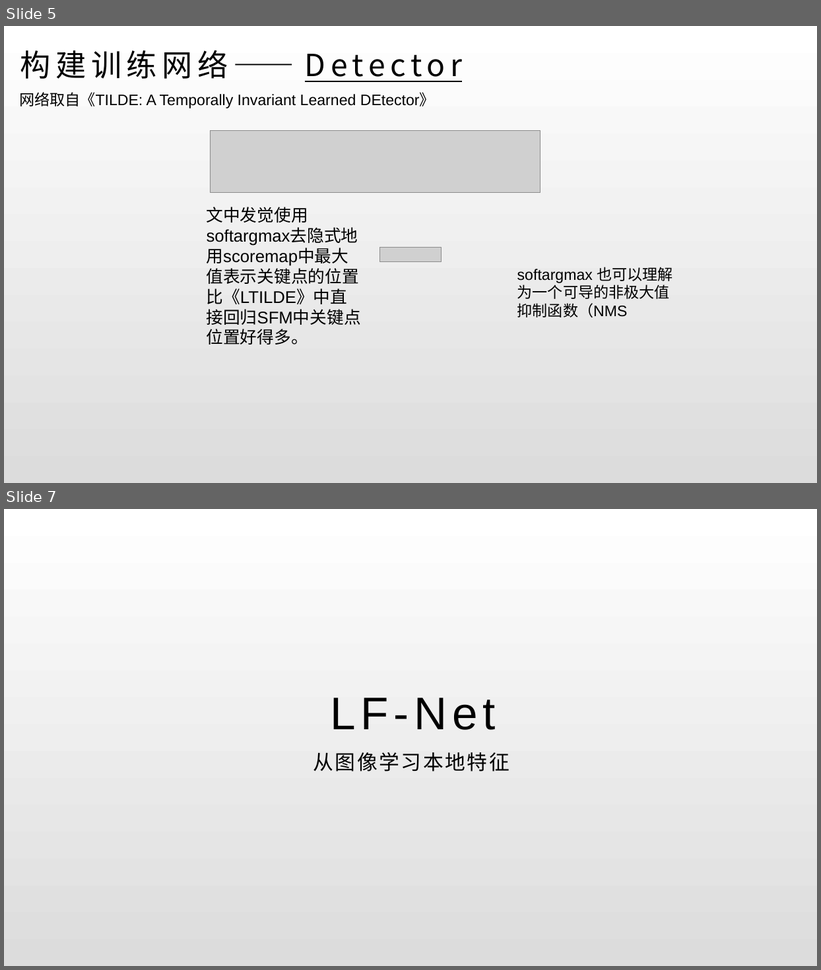
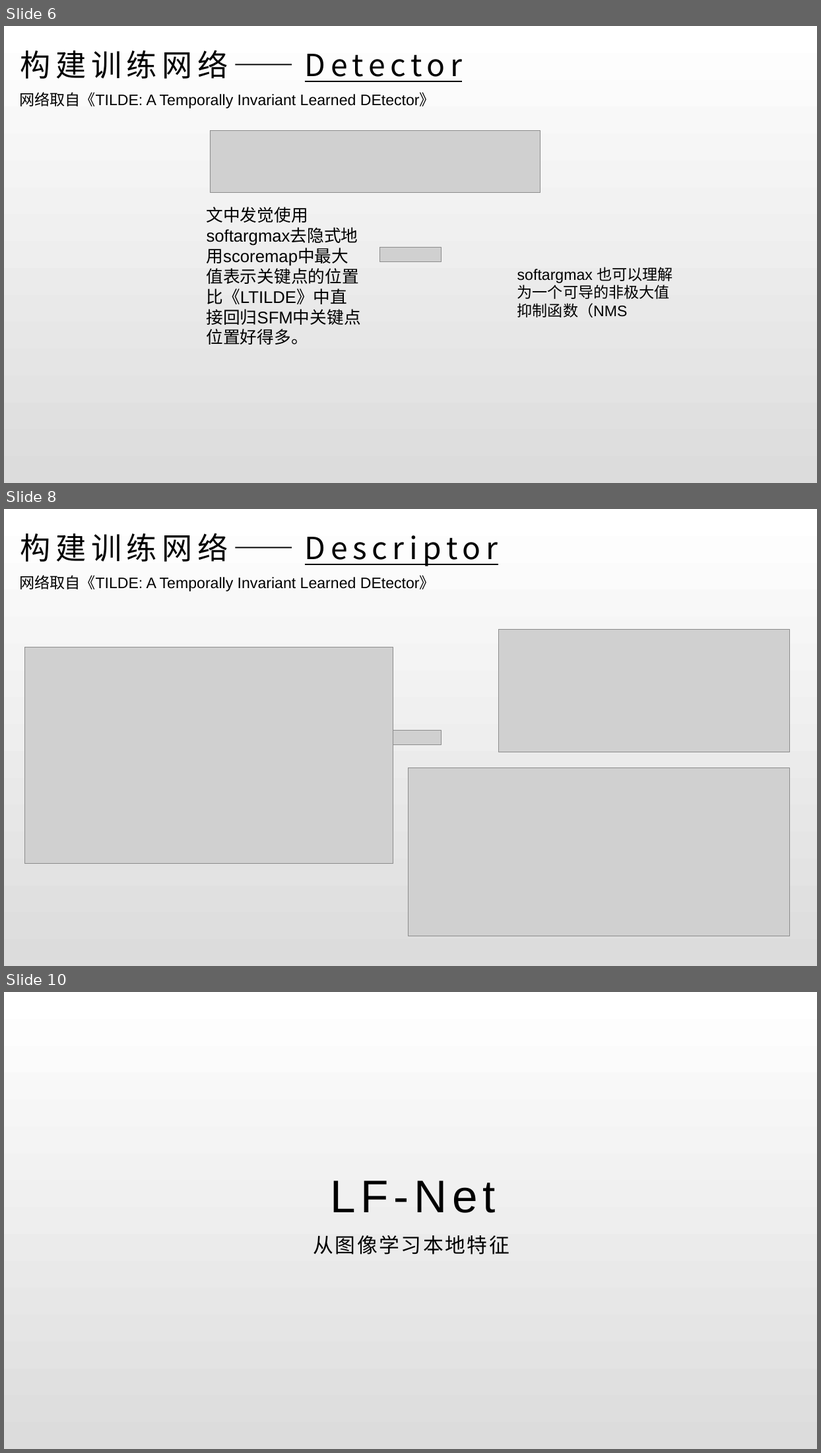
Before and after one commit to iamwangyabin/Awesome-Papers, a slide deck: paper/LF.pptx. Shown one above the other, each under a label of ours: slides 5 and 7 before the commit, slides 6, 8 and 10 after it; the slides between them are not shown. The pictures are 821x970 and 821x1453 pixels, drawn with LibreOffice and Linux fonts; fonts in the diff are those of the drawing; grey boxes stand for pictures. Boxes give left, top, right and bottom in pixels: in the first picture for what was removed or moved away, otherwise in the second. Text is boxed around its words. In the diff, an @@ line names an element or a change of style, - is before the commit and + after.

```diff
--- a/paper/LF.pptx
+++ b/paper/LF.pptx
@@ slide 8 added at [4,509,817,966], background gradient #FFFFFF to #DCDCDC @@
@@ title added at [20,533,228,562], 36 pt, text #000000, underline @@
+构建训练网络——Descriptor
@@ text added at [19,575,435,591], 18 pt, text #000000 @@
+网络取自《TILDE: A Temporally Invariant Learned DEtector》
@@ picture added at [499,629,790,753] @@
@@ picture added at [24,648,393,863] @@
@@ picture added at [380,730,442,745] @@
@@ picture added at [409,768,790,936] @@
@@ what was slide 5 is now slide 6 @@
@@ what was slide 7 is now slide 10 @@
```
Also in this commit, not shown: 8 slides changed, 13 other slides added.
